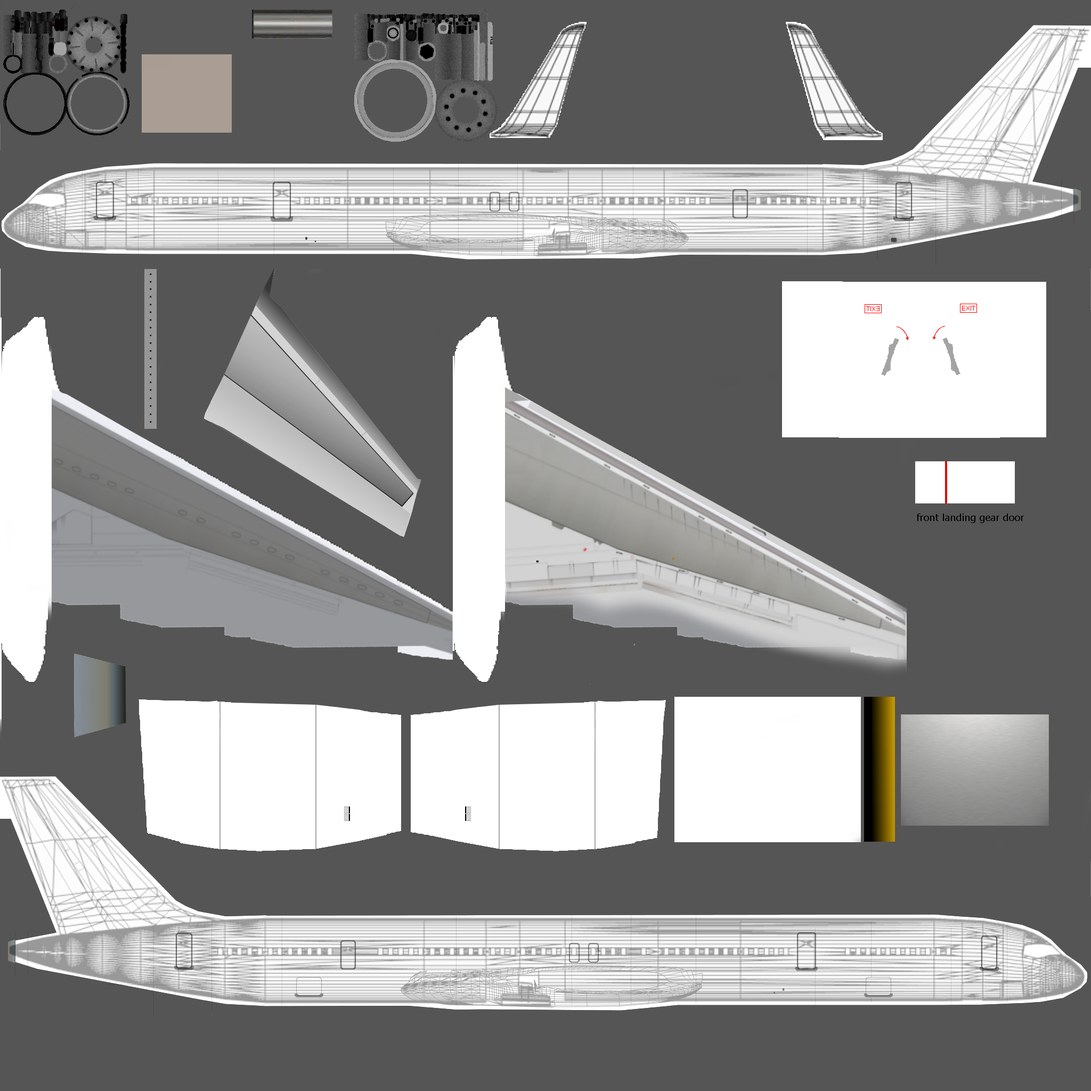
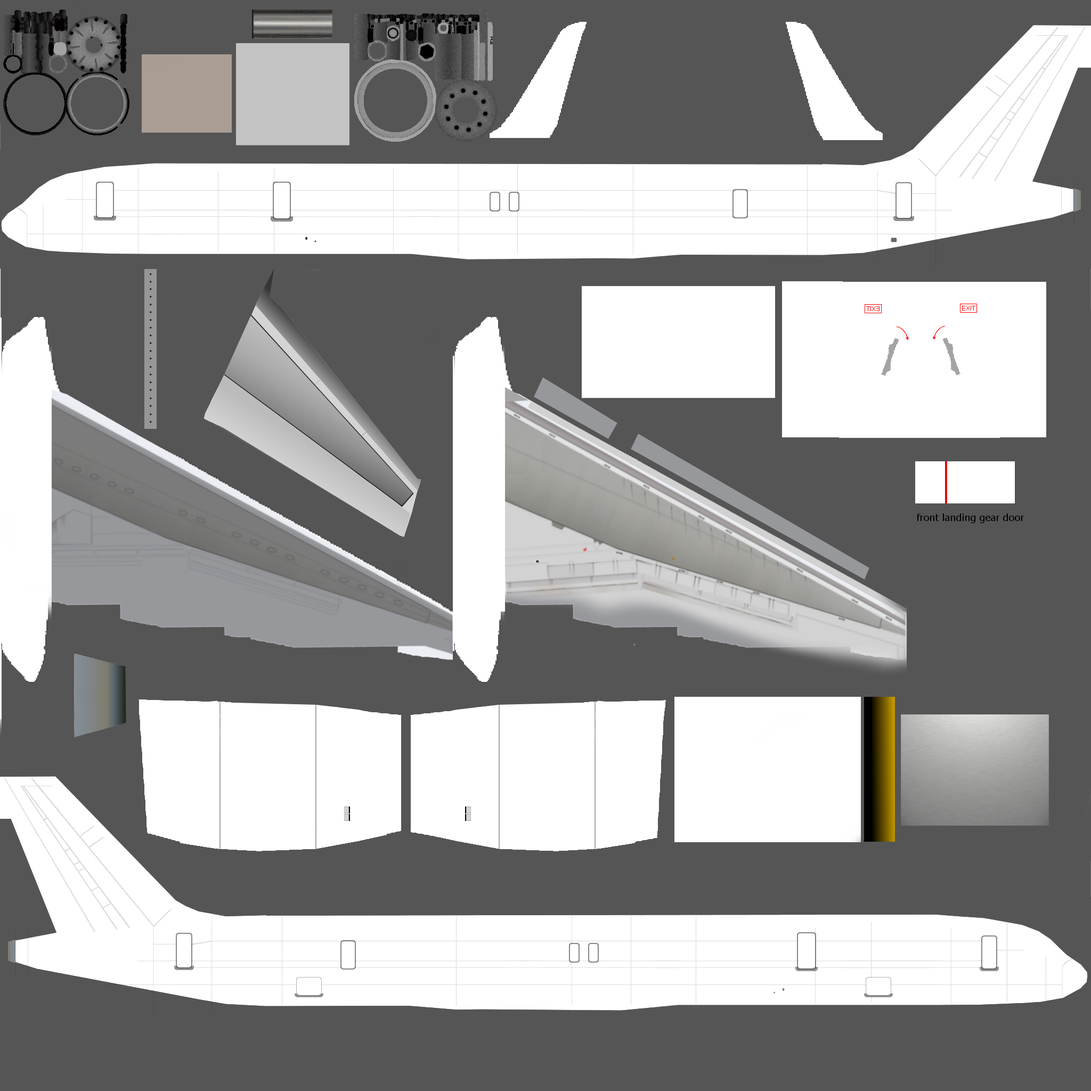
Comparing the layer stacks of the two w=1091, h=1091 images. Changes:
hid "UV Map" over [1, 22, 1091, 1009]
painted on "BLN.png" over [236, 43, 870, 580]
